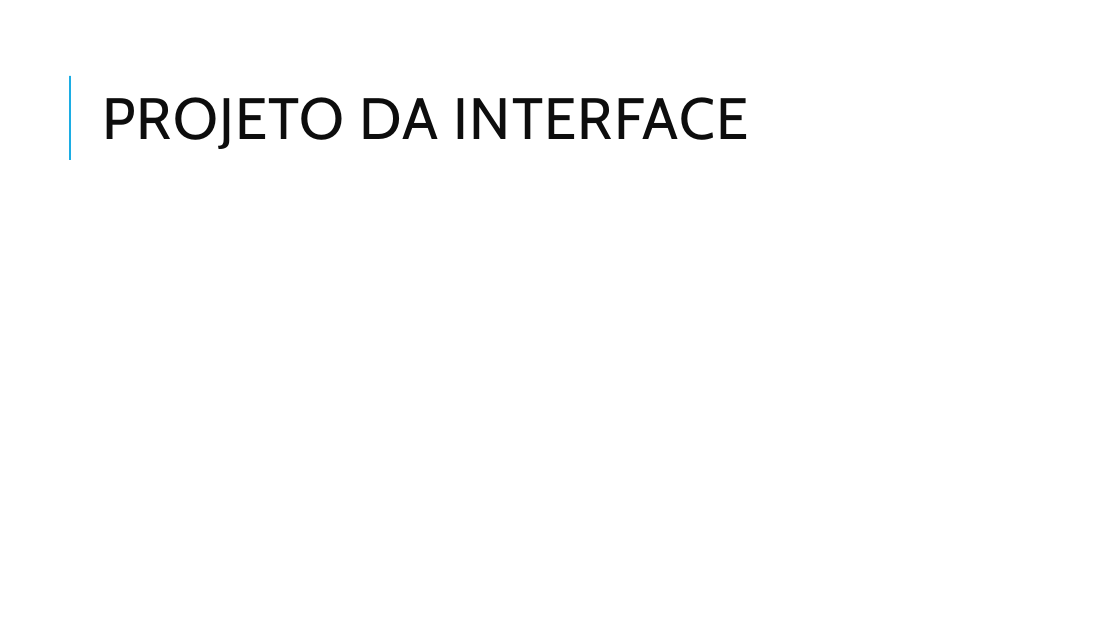
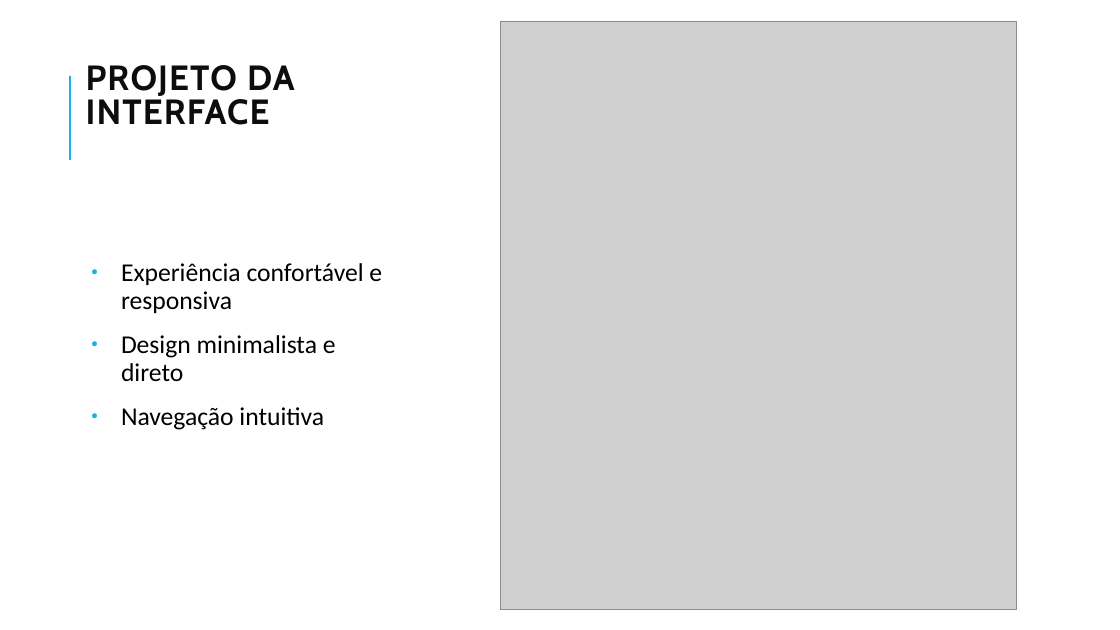
Before and after one commit to ICEI-PUC-Minas-PMGCC-TI/ti-1-pmg-cc-t-20231-dificuldade-em-aprender-musica, a slide deck: slide 9 of docs/apresentacao/Slide_TI_FrontEnd.pptx (slide 8 before the commit). Drawn at 1120x630 pixels with LibreOffice and Linux fonts; fonts in the diff are those of the drawing; grey boxes stand for pictures. Boxes give left, top, right and bottom in pixels: in the first picture for what was removed or moved away, otherwise in the second. Text is boxed around its words. In the diff, an @@ line names an element or a change of style, - is before the commit and + after.

```diff
--- a/docs/apresentacao/Slide_TI_FrontEnd.pptx
+++ b/docs/apresentacao/Slide_TI_FrontEnd.pptx
@@ picture added at <box>501,21,1017,609</box> @@
@@ title "PROJETO DA INTERFACE": place and size @@
-title "PROJETO DA INTERFACE" at <box>102,97,748,149</box>
+title "PROJETO DA INTERFACE" at <box>86,65,295,125</box>
@@ title "PROJETO DA INTERFACE" at <box>86,65,295,125</box>: size 50 to 30 pt, bold on; vertical alignment middle to bottom @@
@@ text added at <box>121,263,382,430</box>, 22 pt, text #000000 @@
+● Experiência confortável e responsiva
+● Design minimalista e direto
+● Navegação intuitiva
```
Also in this commit, not shown: 2 other slides changed, 2 slides added, 1 slide removed.
